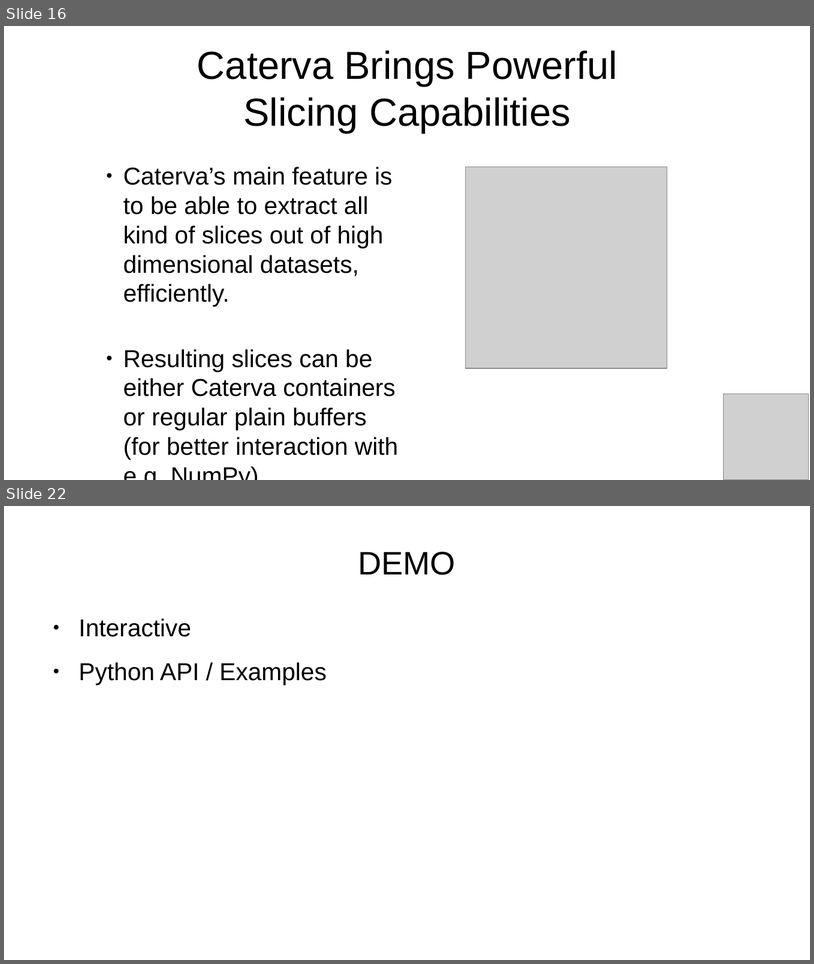
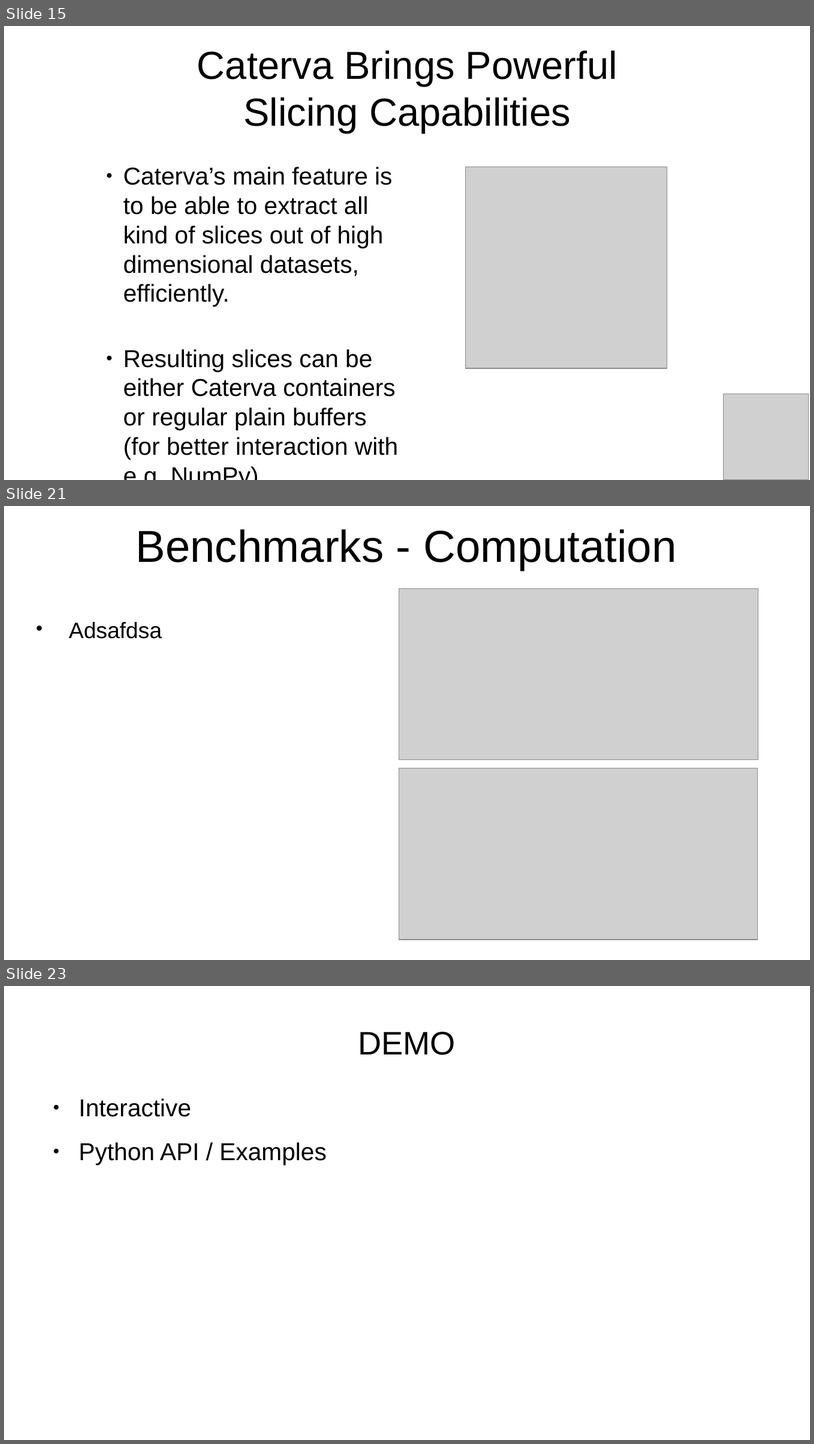
Before and after one commit to inaos/iron-array, a slide deck: decks/pyDataNyc2019.odp. Shown one above the other, each under a label of ours: slides 16 and 22 before the commit, slides 15, 21 and 23 after it; the slides between them are not shown. The pictures are 814x964 and 814x1444 pixels, drawn with LibreOffice and Linux fonts; fonts in the diff are those of the drawing; grey boxes stand for pictures. Boxes give left, top, right and bottom in pixels: in the first picture for what was removed or moved away, otherwise in the second. Text is boxed around its words. In the diff, an @@ line names an element or a change of style, - is before the commit and + after.

```diff
--- a/decks/pyDataNyc2019.odp
+++ b/decks/pyDataNyc2019.odp
@@ slide 21 added at bbox=[4, 506, 810, 960], background #FFFFFF @@
@@ text added at bbox=[135, 529, 677, 571], 44 pt, text #000000 @@
+Benchmarks - Computation
@@ picture added at bbox=[399, 589, 758, 760] @@
@@ text added at bbox=[69, 622, 162, 639], 22 pt, text #000000 @@
+● Adsafdsa
@@ picture added at bbox=[399, 768, 758, 939] @@
@@ what was slide 16 is now slide 15 @@
@@ what was slide 22 is now slide 23 @@
```
Also in this commit, not shown: 3 slides changed, 3 other slides added, 3 slides removed, 6 other files.
